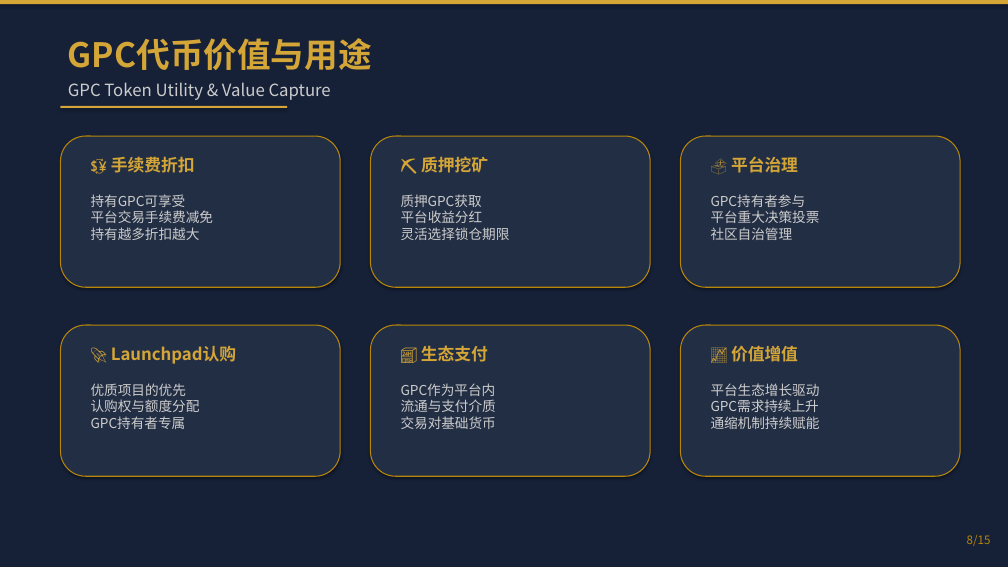
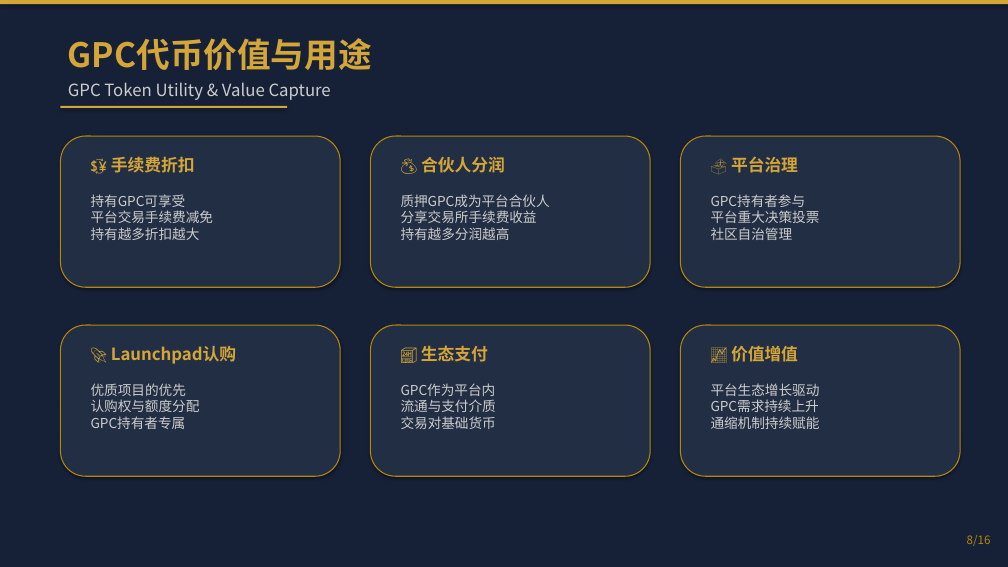
Before and after one commit to 7-Benson/golden-peacock-exchange, a slide deck: slide 8 of projects/金孔雀交易所PPT/金孔雀交易所_Golden_Peacock_Exchange.pptx. Drawn at 1008x567 pixels with LibreOffice and Linux fonts; fonts in the diff are those of the drawing. Boxes give left, top, right and bottom in pixels: in the first picture for what was removed or moved away, otherwise in the second. Text is boxed around its words. In the diff, an @@ line names an element or a change of style, - is before the commit and + after.

Commit message:
feat: 新增P10合伙人收益计划 — 质押GPC分享交易所手续费分润
- 新增合伙人收益幻灯片（分润流程+合伙人等级）
- P8 GPC用途增加「合伙人分润」选项
- 总页数：15→16页
- 更新大纲文档

```diff
--- a/projects/金孔雀交易所PPT/金孔雀交易所_Golden_Peacock_Exchange.pptx
+++ b/projects/金孔雀交易所PPT/金孔雀交易所_Golden_Peacock_Exchange.pptx
@@ text at (421,156,505,173): text changed @@
-⛏️ 质押挖矿
+💰 合伙人分润
@@ text at (401,194,550,240): text changed @@
-质押GPC获取
-平台收益分红
-灵活选择锁仓期限
+质押GPC成为平台合伙人
+分享交易所手续费收益
+持有越多分润越高
```
Also in this commit, not shown: 14 other slides changed, 1 slide added, 2 other files.
